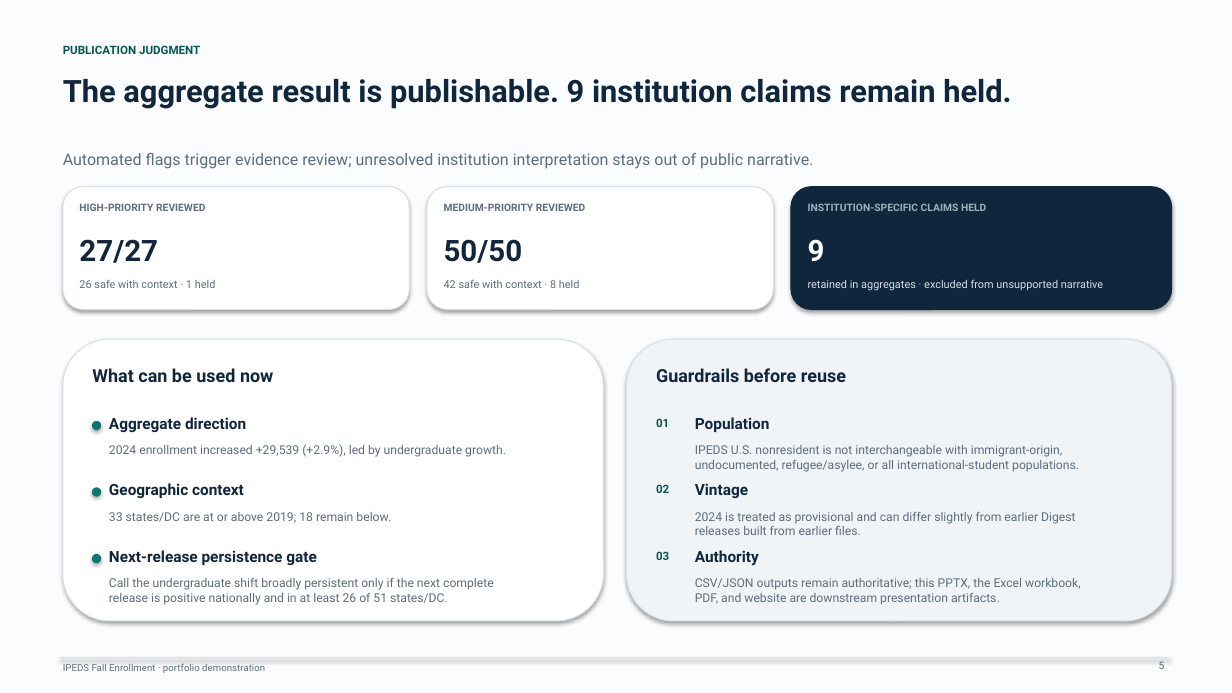
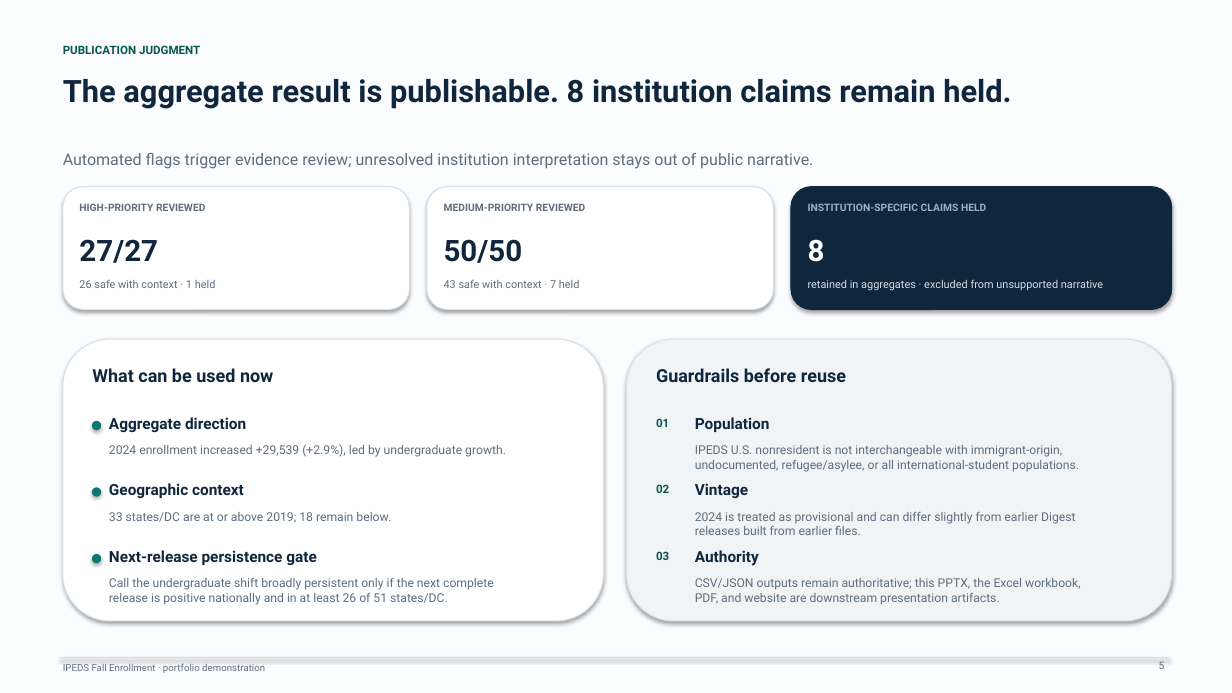
Before and after one commit to Joseph-Th/higher_education_and_immigration_demo, a slide deck: slide 5 of deliverables/management_briefing_deck.pptx. Drawn at 1232x693 pixels with LibreOffice and Linux fonts; fonts in the diff are those of the drawing. Boxes give left, top, right and bottom in pixels: in the first picture for what was removed or moved away, otherwise in the second. Text is boxed around its words. In the diff, an @@ line names an element or a change of style, - is before the commit and + after.

```diff
--- a/deliverables/management_briefing_deck.pptx
+++ b/deliverables/management_briefing_deck.pptx
@@ text at [63,79,1011,109]: text changed @@
-The aggregate result is publishable. 9 institution claims remain held.
+The aggregate result is publishable. 8 institution claims remain held.
@@ text at [808,239,825,262]: text changed @@
-9
+8
@@ text at [444,280,580,288]: text changed @@
-42 safe with context · 8 held
+43 safe with context · 7 held
```
Also in this commit, not shown: 43 other files.
